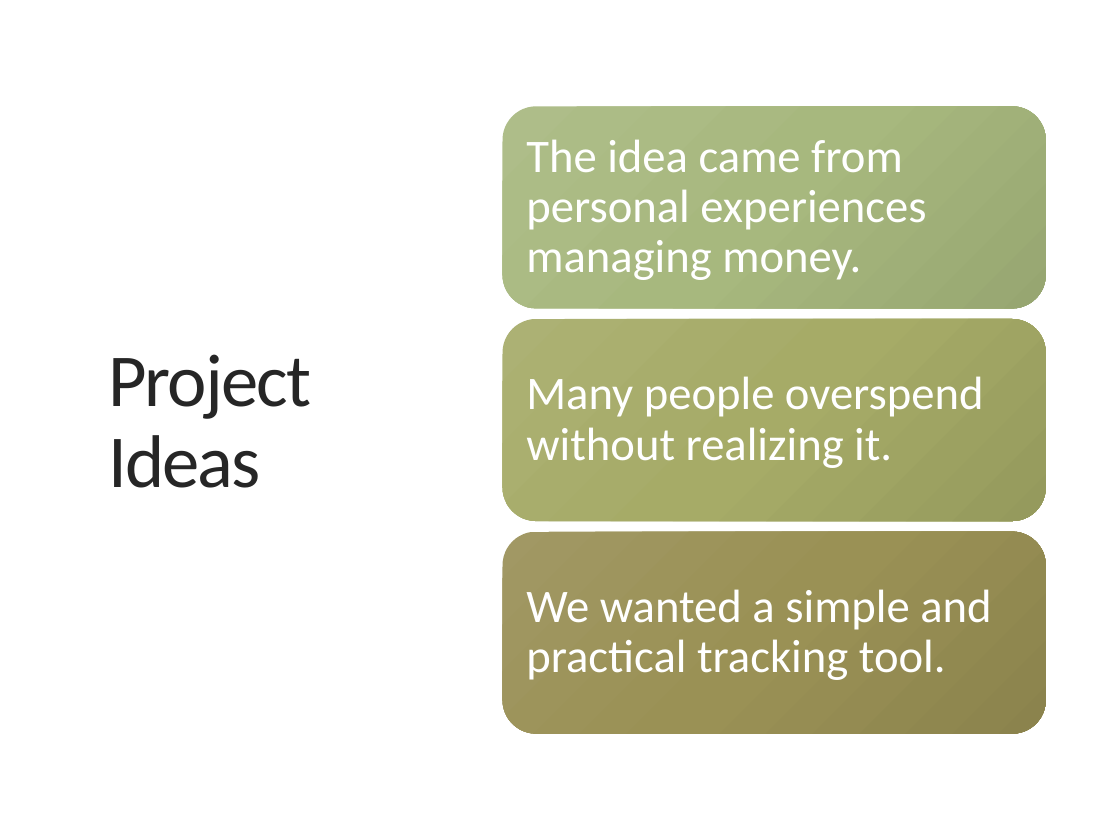
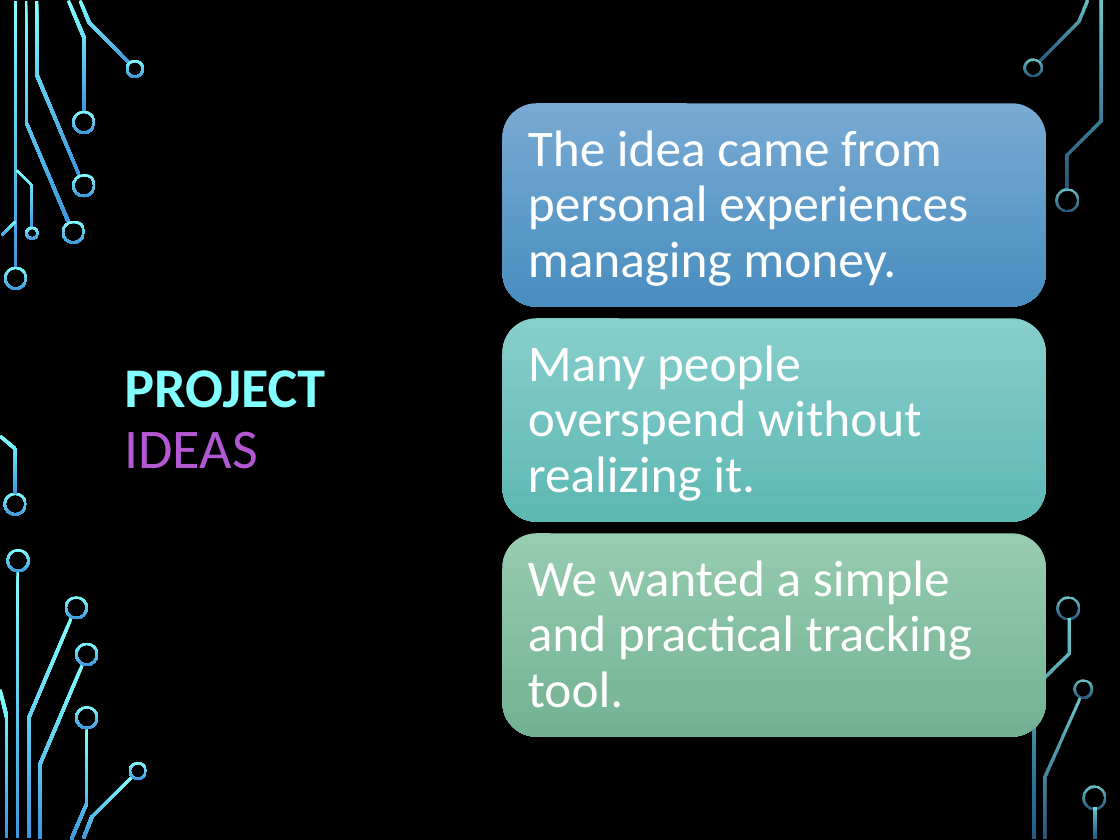
Before and after one commit to Buesse7310/Project-Alex-Roma-Nick-Eva-, a slide deck: slide 3 of docs/phase1/Spending_Habit_Tracker_Phase1.pptx. Drawn at 1120x840 pixels with LibreOffice and Linux fonts; fonts in the diff are those of the drawing; background and template pictures are left out. Boxes give left, top, right and bottom in pixels: in the first picture for what was removed or moved away, otherwise in the second. Text is boxed around its words. In the diff, an @@ line names an element or a change of style, - is before the commit and + after.

```diff
--- a/docs/phase1/Spending_Habit_Tracker_Phase1.pptx
+++ b/docs/phase1/Spending_Habit_Tracker_Phase1.pptx
@@ background #FFFFFF to picture (left out) @@
@@ rounded rectangle at <box>503,103,1046,307</box>: fill gradient #AEBE89 to #A8B97F to #97A772 to gradient #78ABD3 to #4A8EC0 @@
@@ rounded rectangle at <box>503,318,1046,522</box>: fill gradient #ACB175 to #A7AC68 to #969B5E to gradient #88CFCC to #5FB9B5 @@
@@ title at <box>124,370,325,469</box>: text changed; size 48 to 36 pt; text colour #262626 to #82FFFF; bold on @@
-Project Ideas
+PROJECT IDEAS
@@ rounded rectangle at <box>503,533,1046,737</box>: fill gradient #A19965 to #9B9256 to #8B834D to gradient #98CCB1 to #72B393 @@
@@ size 30 to 33 pt; more space between paragraphs in 3 elements at <box>528,345,922,501</box>, <box>528,130,968,286</box>, <box>528,560,972,708</box> @@
@@ group added at <box>0,0,1105,840</box>: 33 freeform shapes, 3 rectangles @@
```
Also in this commit, not shown: 11 other slides changed, 1 slide added.
